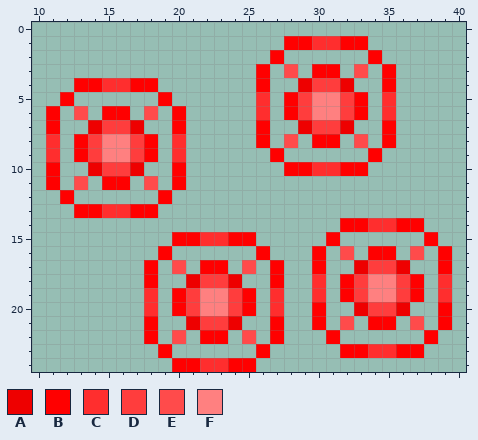
A pixel-art sprite gets an edit: data/gfx/Elements/GlobalMap/enemyMove/6.png. The picture above is the old version.
The file is 50x25 pixels. Pixels under 10% opacity are left out. Shown: x 10..40, y 0..24.
Palette (. is transparent): A #ee0000  B #ff0000  C #ff2e2e  D #ff3d3d  E #ff4b4b  F #ff8080
Pixels before, first column x 11:
 1 .................BBCCBB......
 2 ................B......B.....
 3 ...............B.E.BB.E.B....
 4 ..BBCCBB.......B..ADDA..B....
 5 .B......B......C.BDFFDB.C....
 6 B.E.BB.E.B.....C.BDFFDB.C....
 7 B..ADDA..B.....B..ADDA..B....
 8 C.BDFFDB.C.....B.E.BB.E.B....
 9 C.BDFFDB.C......B......B.....
10 B..ADDA..B.......BBCCBB......
11 B.E.BB.E.B...................
12 .B......B....................
13 ..BBCCBB.....................
14 .....................BBCCBB..
15 .........BBCCBB.....B......B.
16 ........B......B...B.E.BB.E.B
17 .......B.E.BB.E.B..B..ADDA..B
18 .......B..ADDA..B..C.BDFFDB.C
19 .......C.BDFFDB.C..C.BDFFDB.C
20 .......C.BDFFDB.C..B..ADDA..B
21 .......B..ADDA..B..B.E.BB.E.B
22 .......B.E.BB.E.B...B......B.
23 ........B......B.....BBCCBB..
24 .........BBCCBB..............
New version:
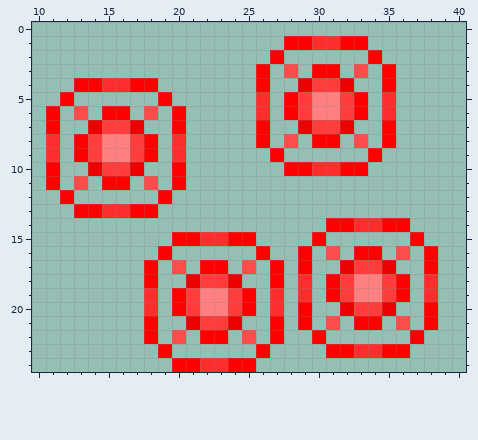
Change:
Changed rows in their new state; - is an unchanged pixel.
first column x 29:
14 --B-C-B-.--
15 -B.-----B.-
16 B.E.B-.E.B.
17 B.-AD-A.-B.
18 C.BDF-DB.C.
19 C.BDF-DB.C.
20 B.-AD-A.-B.
21 B.E.B-.E.B.
22 -B.-----B.-
23 --B-C-B-.--
Changed places in both pictures, as pixel boxes (x1, y1, x2, y2):
changed: (298, 218, 452, 358)
